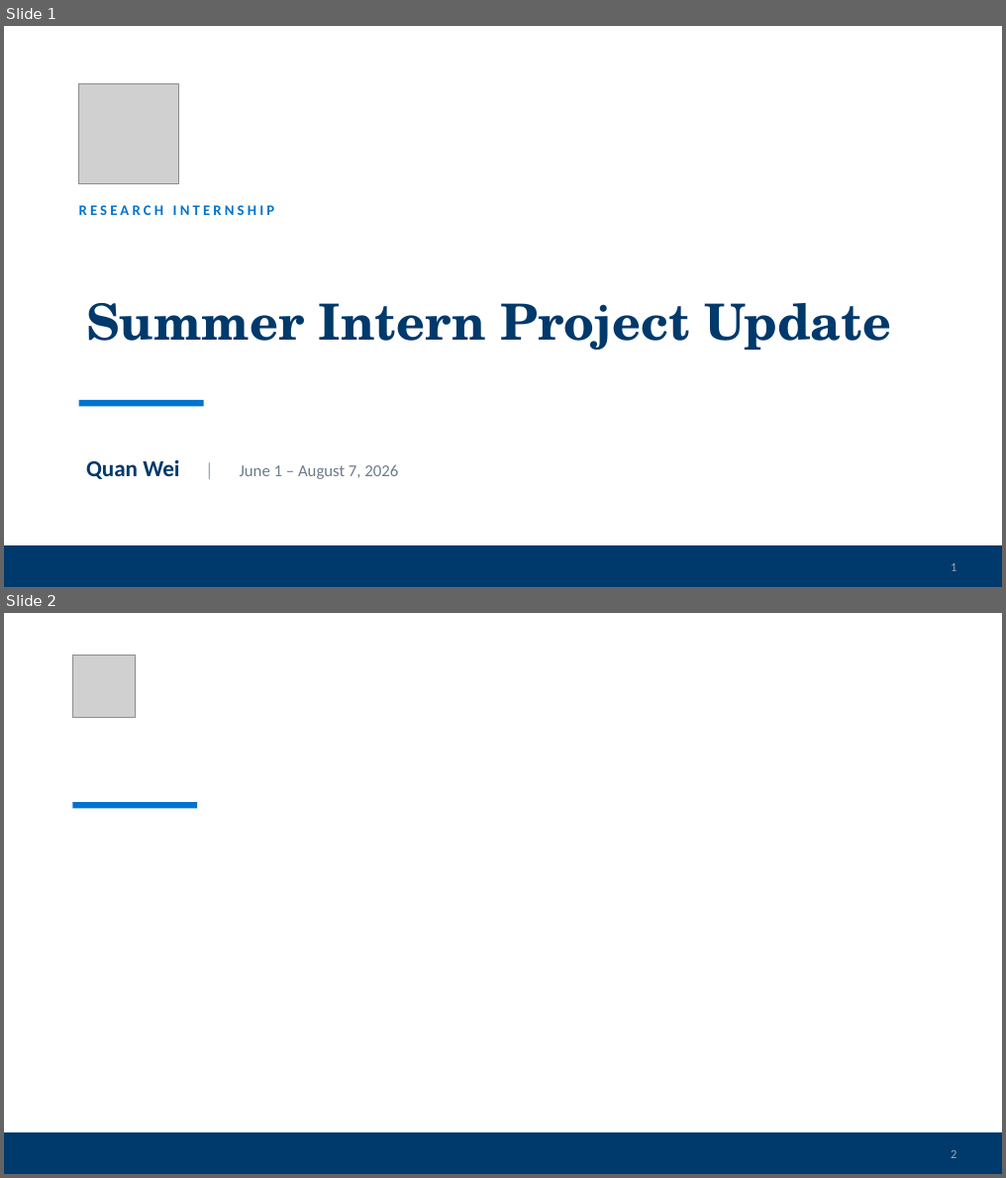
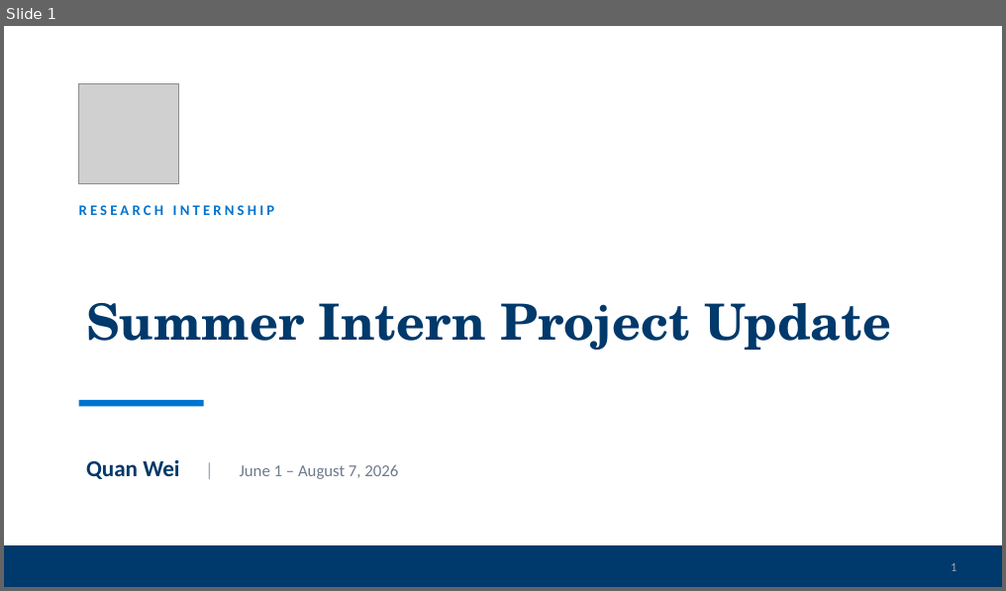
Before and after one commit to quanwei0/summer_intern, a slide deck: project_update.pptx. Shown one above the other, each under a label of ours: slides 1 and 2 before the commit, slide 1 after it. The pictures are 1006x1178 and 1006x591 pixels, drawn with LibreOffice and Linux fonts; fonts in the diff are those of the drawing; grey boxes stand for pictures. Boxes give left, top, right and bottom in pixels: in the first picture for what was removed or moved away, otherwise in the second. Text is boxed around its words. In the diff, an @@ line names an element or a change of style, - is before the commit and + after.

```diff
--- a/project_update.pptx
+++ b/project_update.pptx
@@ slide 2 removed at (x1=4, y1=613, x2=1002, y2=1174), background #FFFFFF @@
@@ picture removed at (x1=73, y1=655, x2=135, y2=717) @@
@@ rectangle removed at (x1=73, y1=802, x2=198, y2=808) @@
@@ rectangle removed at (x1=4, y1=1133, x2=1002, y2=1174) @@
@@ page number removed at (x1=950, y1=1151, x2=956, y2=1158) @@
-2
```
Also in this commit, not shown: 4 slides added, 1 other file.
